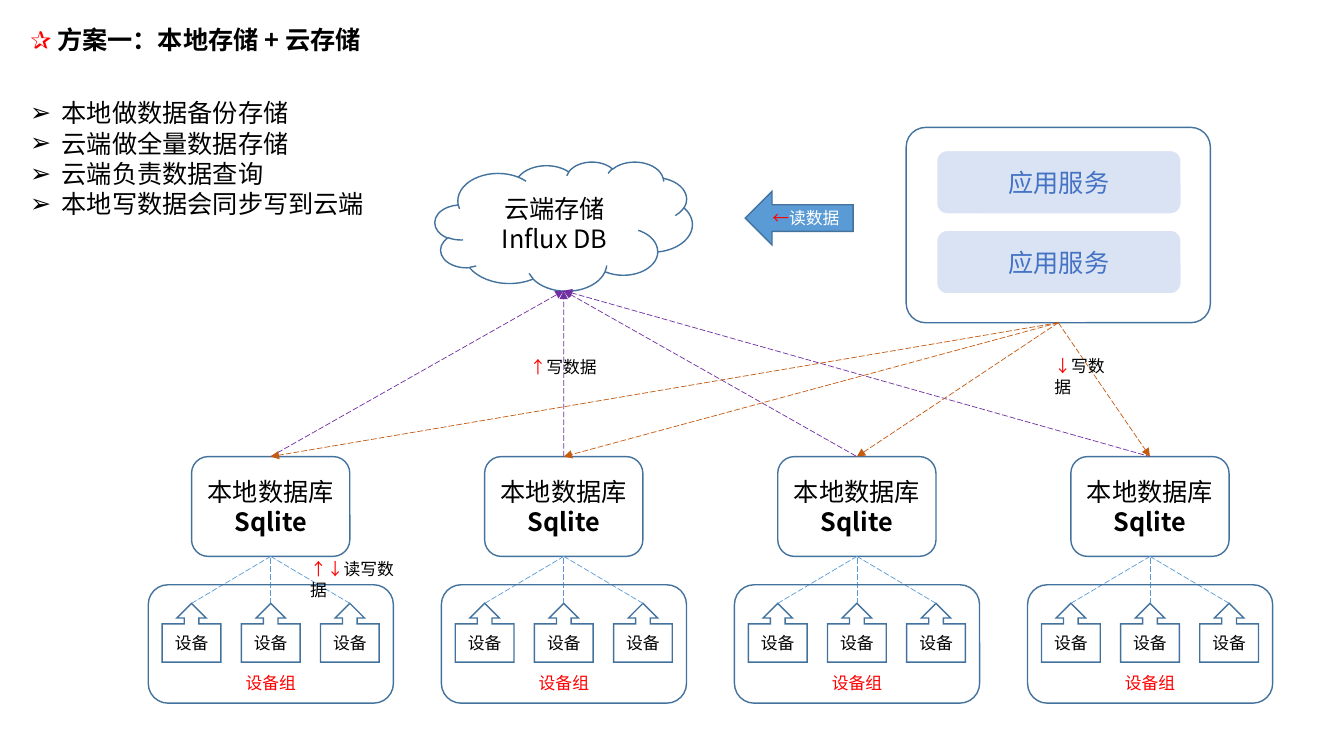
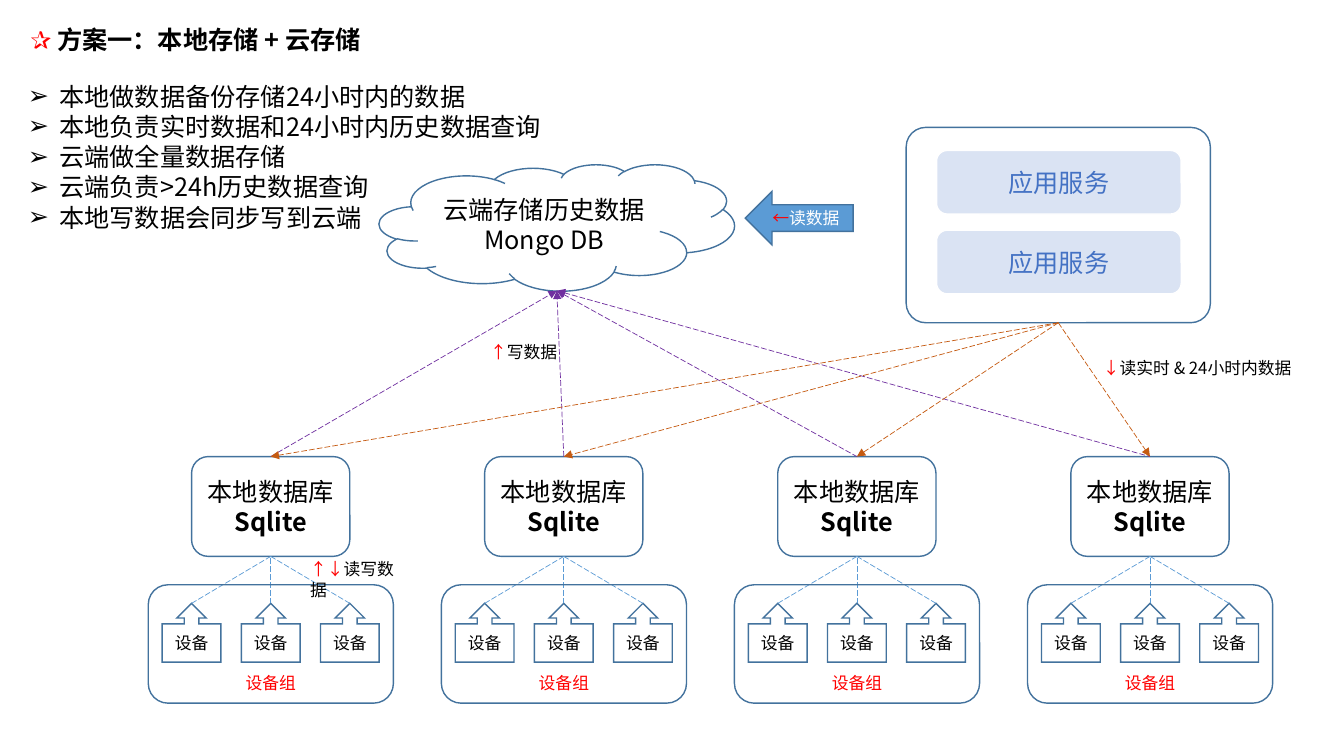
Before and after one commit to pnoker/iot-dc3, a slide deck: slide 1 of dc3/doc/think/数据存储方案思考.pptx. Drawn at 1344x756 pixels with LibreOffice and Linux fonts; fonts in the diff are those of the drawing. Boxes give left, top, right and bottom in pixels: in the first picture for what was removed or moved away, otherwise in the second. Text is boxed around its words. In the diff, an @@ line names an element or a change of style, - is before the commit and + after.

```diff
--- a/dc3/doc/think/数据存储方案思考.pptx
+++ b/dc3/doc/think/数据存储方案思考.pptx
@@ text "本地做数据备份存储24小时内的数据": place and size @@
-text "本地做数据备份存储24小时内的数据" at (62, 100, 364, 215)
+text "本地做数据备份存储24小时内的数据" at (59, 84, 541, 229)
@@ text at (59, 84, 541, 138): text changed @@
-➢ 本地做数据备份存储
+➢ 本地做数据备份存储24小时内的数据
+➢ 本地负责实时数据和24小时内历史数据查询
@@ text at (59, 174, 368, 198): text changed @@
-➢ 云端负责数据查询
+➢ 云端负责>24h历史数据查询
@@ cloud "云端存储历史数据": place and size @@
-cloud "云端存储历史数据" at (436, 161, 693, 290)
+cloud "云端存储历史数据" at (379, 164, 734, 290)
@@ text in cloud at (443, 197, 645, 256): text changed @@
-云端存储
-Influx DB
+云端存储历史数据
+Mongo DB
@@ arrow moved from (271, 457) - (564, 290) to (271, 457) - (557, 290) @@
@@ arrow moved from (564, 290) - (1150, 457) to (557, 290) - (1150, 457) @@
@@ arrow moved from (564, 290) - (857, 457) to (557, 290) - (857, 457) @@
@@ arrow moved from (564, 457) - (564, 290) to (564, 457) - (557, 290) @@
@@ text "↑写数据" rewrapped from (530, 356, 597, 378) to (490, 344, 557, 360) @@
@@ text removed at (1054, 355, 1104, 395) @@
-↓写数据
@@ text added at (1103, 360, 1292, 376), 12 pt, text #000000 @@
+↓读实时 & 24小时内数据
```
Also in this commit, not shown: 1 other slide changed, 4 other files.
